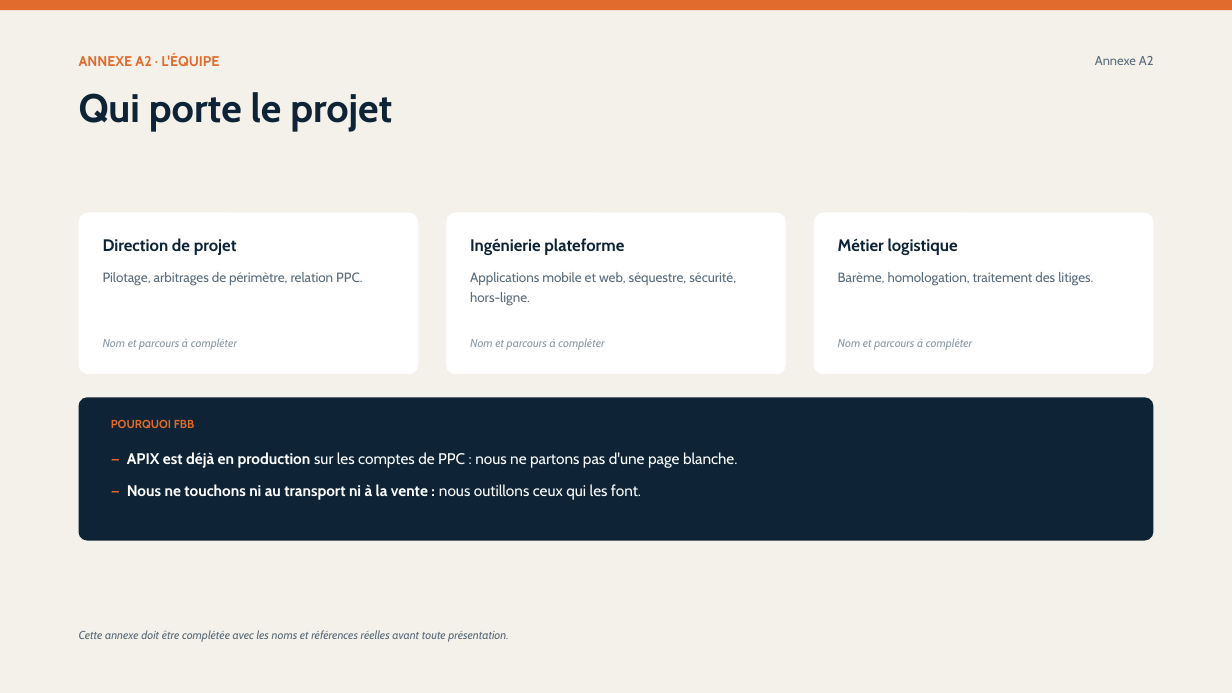
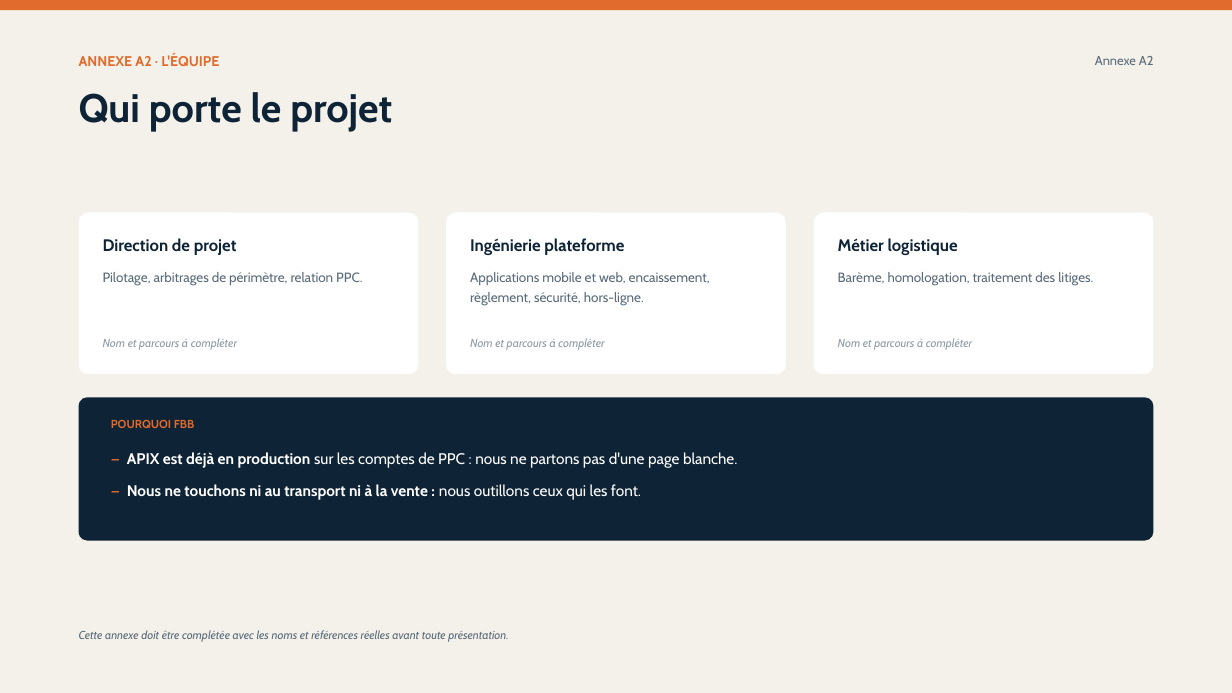
Before and after one commit to dilevembamu12/fbb-ppc-apix, a slide deck: slide 14 of dist/pptx/APIX-All-In-One-12-slides-PPC.pptx. Drawn at 1232x693 pixels with LibreOffice and Linux fonts; fonts in the diff are those of the drawing. Boxes give left, top, right and bottom in pixels: in the first picture for what was removed or moved away, otherwise in the second. Text is boxed around its words. In the diff, an @@ line names an element or a change of style, - is before the commit and + after.

```diff
--- a/dist/pptx/APIX-All-In-One-12-slides-PPC.pptx
+++ b/dist/pptx/APIX-All-In-One-12-slides-PPC.pptx
@@ text at [470, 272, 710, 305]: text changed @@
-Applications mobile et web, séquestre, sécurité, hors-ligne.
+Applications mobile et web, encaissement, règlement, sécurité, hors-ligne.
```
Also in this commit, not shown: 5 other slides changed, 23 other files.
